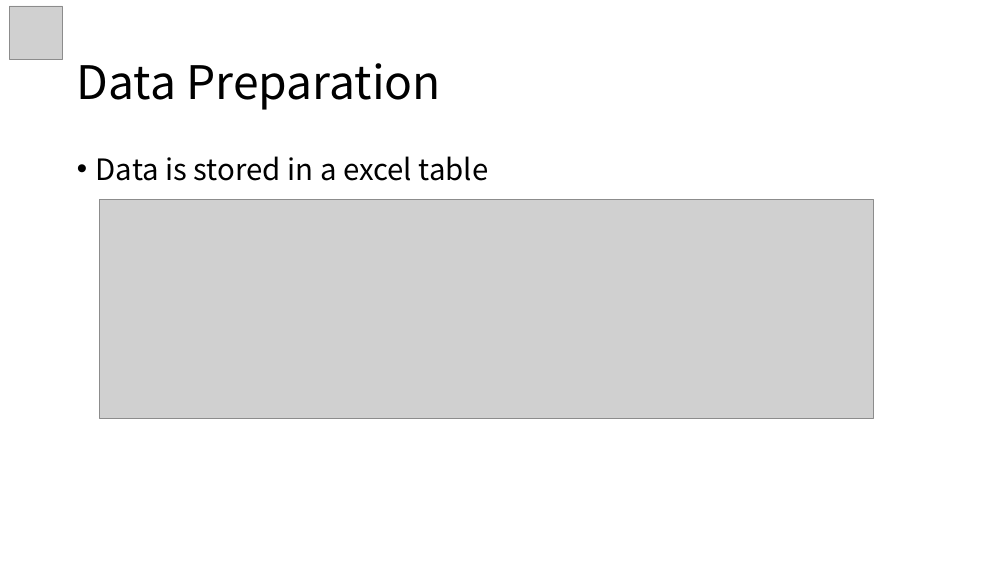
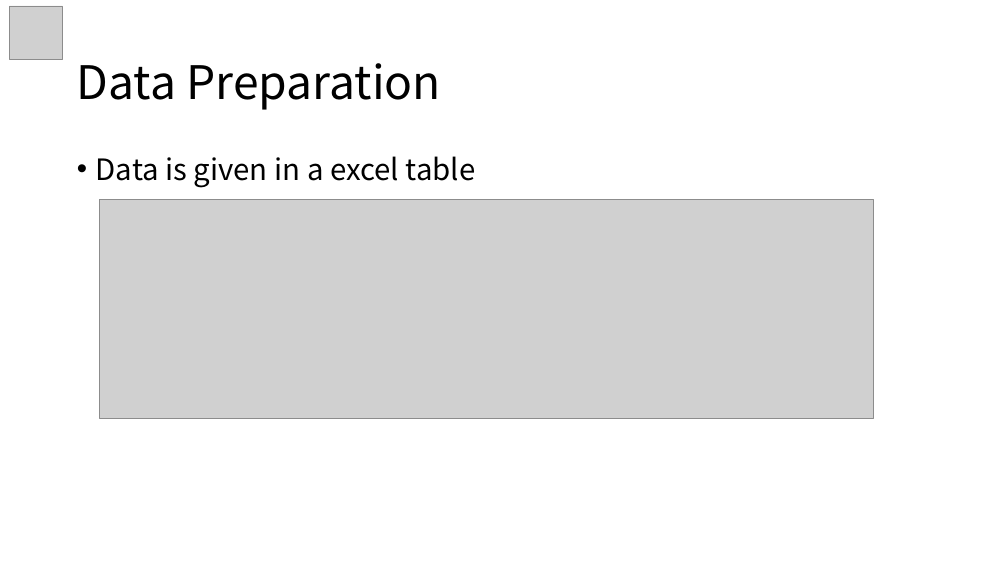
Before and after one commit to ziqing97/BilligenceCaseStudyUkUni, a slide deck: slide 12 of vortrag/Vortrag.pptx (slide 11 before the commit). Drawn at 1008x567 pixels with LibreOffice and Linux fonts; fonts in the diff are those of the drawing; grey boxes stand for pictures. Boxes give left, top, right and bottom in pixels: in the first picture for what was removed or moved away, otherwise in the second. Text is boxed around its words. In the diff, an @@ line names an element or a change of style, - is before the commit and + after.

```diff
--- a/vortrag/Vortrag.pptx
+++ b/vortrag/Vortrag.pptx
@@ text at [96,156,476,188]: text changed @@
-• Data is stored in a excel table
+• Data is given in a excel table
```
Also in this commit, not shown: 4 other slides changed, 8 slides added, 2 slides removed.
